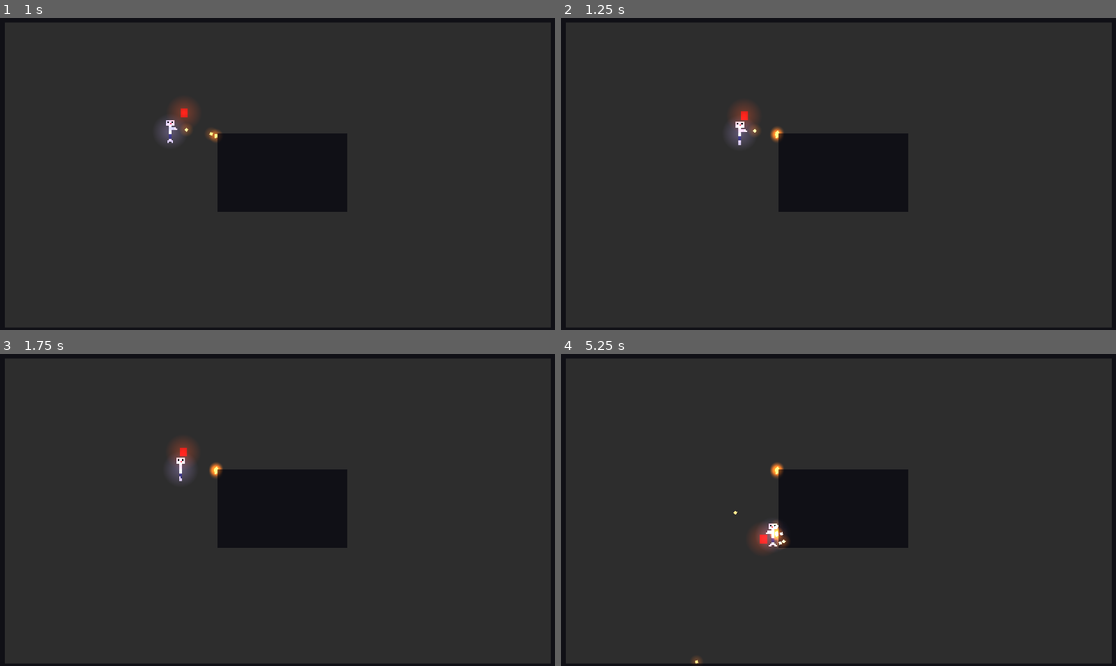
Above: before the commit, frames 1-4 (two rows, left to right).
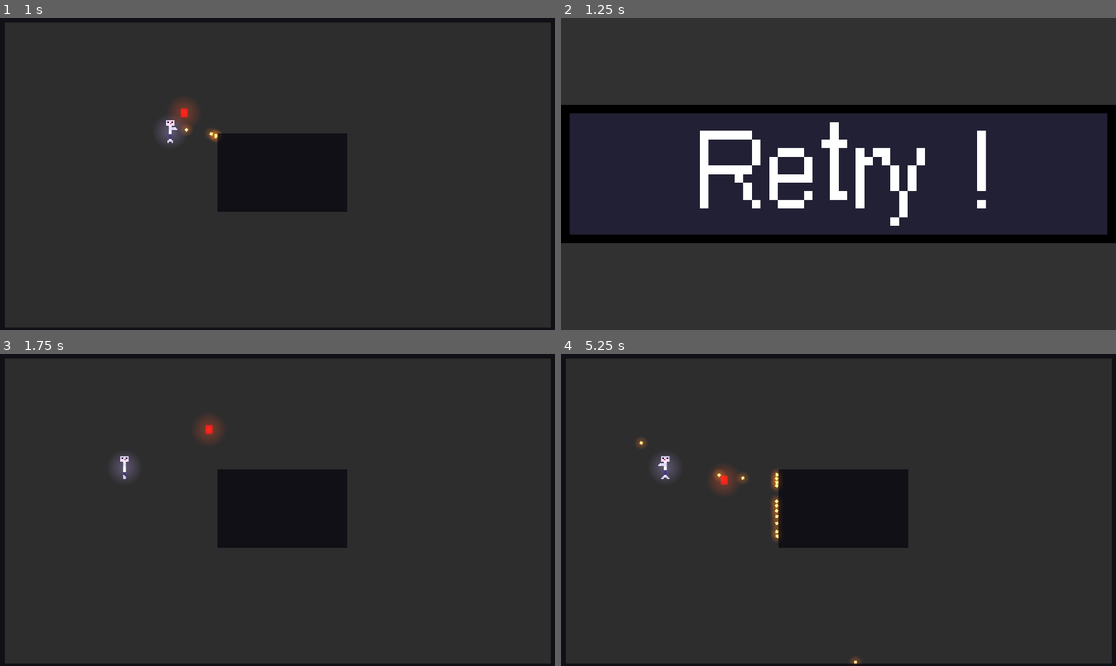
Above: after the commit, the same moments.

Repository: NoxLoveYa/2DSurvivorGodot
Game: Godot game, scene res://Main.tscn
Two runs of this game, one before a commit and one after it. Both use one fixed random seed, a clock stepped at 60 frames per second and the inputs below.
Inputs (mouse positions are in pixels of both pictures, inside the frame that each line leads up to):
- Up to frame 1 (1 s): move the mouse to (399, 158) at 0.52 s; press the mouse at (399, 158) at 0.53 s; hold Right (move_right) from 0.53 s (still down)
- Up to frame 2 (1.25 s): keep holding Right (move_right)
- Up to frame 3 (1.75 s): release Right (move_right) at 1.25 s; release the mouse at (399, 494) at 1.25 s; click (277, 510) at 1.27 s
- Up to frame 4 (5.25 s): move the mouse to (727, 525) at 2.02 s; hold S (move_down) 2.03-2.78 s; click (727, 525) at 2.1 s; move the mouse to (894, 441) at 2.77 s; press the mouse at (894, 441) at 2.78 s; hold Right (move_right) 2.78-3.53 s; move the mouse to (810, 572) at 3.52 s; release the mouse at (810, 572) at 3.53 s; hold Up (move_up) 3.53-4.28 s; click (810, 572) at 3.6 s; move the mouse to (1005, 556) at 4.27 s; press the mouse at (1005, 556) at 4.28 s; hold Left (move_left) from 4.28 s (still down); move the mouse to (672, 463) at 5.02 s; release the mouse at (672, 463) at 5.03 s; click (672, 463) at 5.1 s

Frame 1 is identical in both runs. In frame 2, 17% of the frame differs, in the area x 0-100%, y 0-100%; in frame 3, 1.2%; in frame 4, 1.5%.

Commit message:
added attack delay for ennemy

Diff:
--- /dev/null
+++ b/Game_over.tscn
@@ -0,0 +1,28 @@
+[gd_scene load_steps=3 format=3 uid="uid://dc05rwqmqayk1"]
+
+[ext_resource type="Texture2D" uid="uid://cr4gqtvba3twn" path="res://Assets/Button_retry.png" id="1_ioccs"]
+[ext_resource type="Script" path="res://Scripts/Game_over.gd" id="1_mhjbf"]
+
+[node name="Node2D" type="Node2D"]
+script = ExtResource("1_mhjbf")
+
+[node name="Control" type="Control" parent="."]
+layout_mode = 3
+anchors_preset = 0
+offset_left = 860.0
+offset_top = 393.0
+offset_right = 1195.0
+offset_bottom = 477.0
+
+[node name="TextureButton" type="TextureButton" parent="Control"]
+texture_filter = 1
+layout_mode = 0
+offset_left = -860.0
+offset_top = -393.0
+offset_right = 1060.0
+offset_bottom = 687.0
+action_mode = 0
+texture_normal = ExtResource("1_ioccs")
+stretch_mode = 5
+
+[connection signal="pressed" from="Control/TextureButton" to="." method="_on_texture_button_pressed"]
--- a/Main.tscn
+++ b/Main.tscn
@@ -19,3 +19,5 @@
 position = Vector2(805, 194)
 scale = Vector2(5, 5)
 speed = 200.0
+damage = 25
+attack_delay = 0.0
--- a/Scripts/EnemieMovement.gd
+++ b/Scripts/EnemieMovement.gd
@@ -5,6 +5,7 @@
 @export var health = 100
 @export var speed = 500.0
 @export var damage = 1
+@export var attack_delay = 0.35
 
 # Called when the node enters the scene tree for the first time.
 func _ready():
@@ -13,6 +14,7 @@
 @onready var animation_player = $AnimatedSprite2D
 @onready var player = $"../Player"
 @onready var player_area = player.get_node("Area2D")
+@onready var dt = 0
 # Called every frame. 'delta' is the elapsed time since the previous frame.
 func _process(_delta):
 	#calculate direction and apply it
@@ -29,12 +31,21 @@
 
 	#move the character and check collisions
 	move_and_collide(velocity * _delta)
+	dt = _delta
+
+var lastDamage = 0
 
 func _on_area_2d_area_entered(area):
+	if (lastDamage > 0):
+		lastDamage -= dt
+		return
 	if (area == player_area):
 		player.health -= damage
+		lastDamage = attack_delay
 		emit_signal("player_damaged")
+
+var gameOverScene = preload("res://Game_over.tscn")
 
 func _on_player_damaged():
 	if (player.health <= 0):
-		pass
+		get_tree().change_scene_to_packed(gameOverScene)
--- /dev/null
+++ b/Scripts/Game_over.gd
@@ -0,0 +1,12 @@
+extends Node2D
+
+# Called when the node enters the scene tree for the first time.
+func _ready():
+	pass # Replace with function body.
+
+# Called every frame. 'delta' is the elapsed time since the previous frame.
+func _process(_delta):
+	pass
+
+func _on_texture_button_pressed():
+	get_tree().change_scene_to_file("res://Main.tscn")
Binary file added: Assets/Aseprite/Button_retry.aseprite
Binary file added: Assets/Button_retry.png
Not shown, added: Assets/Button_retry.png.import
